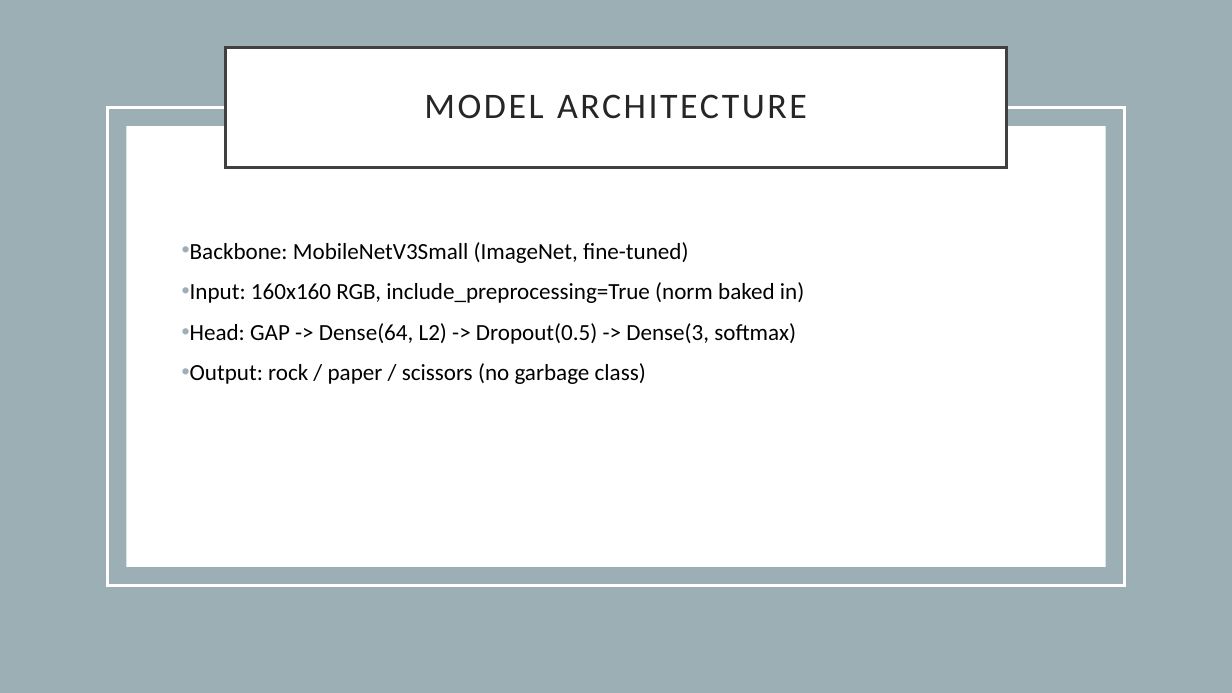
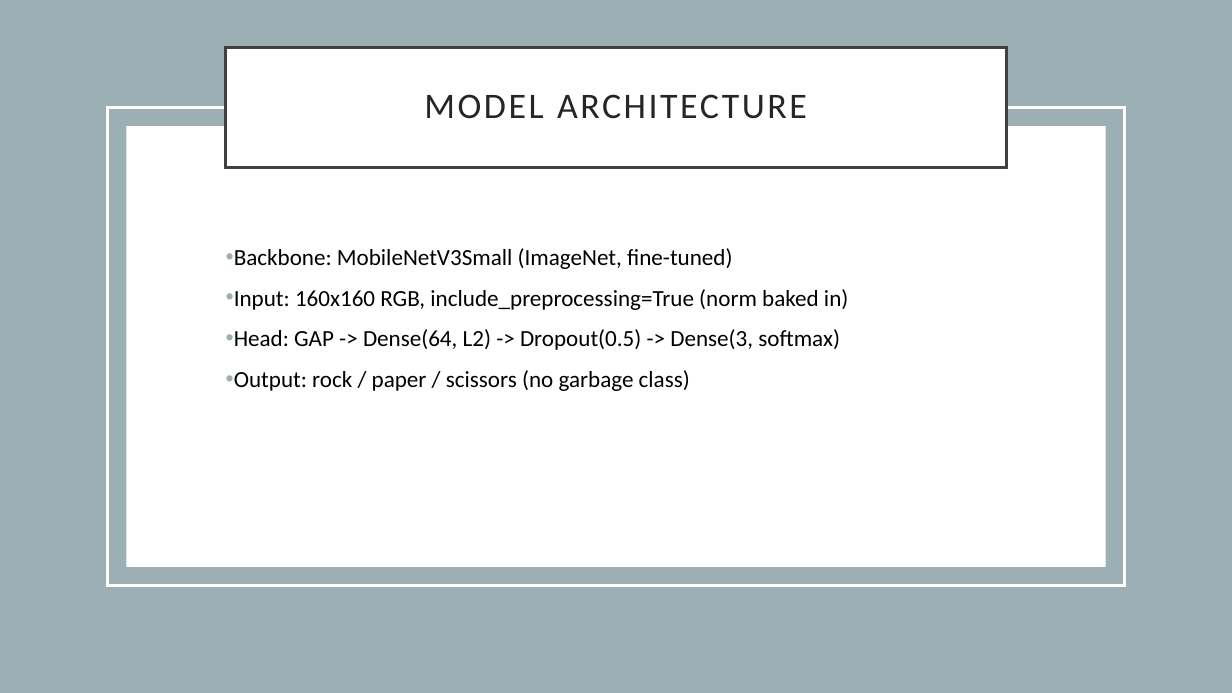
Before and after one commit to andreasranzmaier/EAI_Rock_Paper_Lose, a slide deck: slide 7 of presentation.pptx (slide 6 before the commit). Drawn at 1232x693 pixels with LibreOffice and Linux fonts; fonts in the diff are those of the drawing. Boxes give left, top, right and bottom in pixels: in the first picture for what was removed or moved away, otherwise in the second. Text is boxed around its words. In the diff, an @@ line names an element or a change of style, - is before the commit and + after.

```diff
--- a/presentation.pptx
+++ b/presentation.pptx
@@ text "Backbone: MobileNetV3Small (ImageNet, fine-tuned)": place and size @@
-text "Backbone: MobileNetV3Small (ImageNet, fine-tuned)" at (190,242,804,384)
+text "Backbone: MobileNetV3Small (ImageNet, fine-tuned)" at (234,248,848,391)
```
Also in this commit, not shown: 6 other slides changed, 1 slide added, 1 other file.
